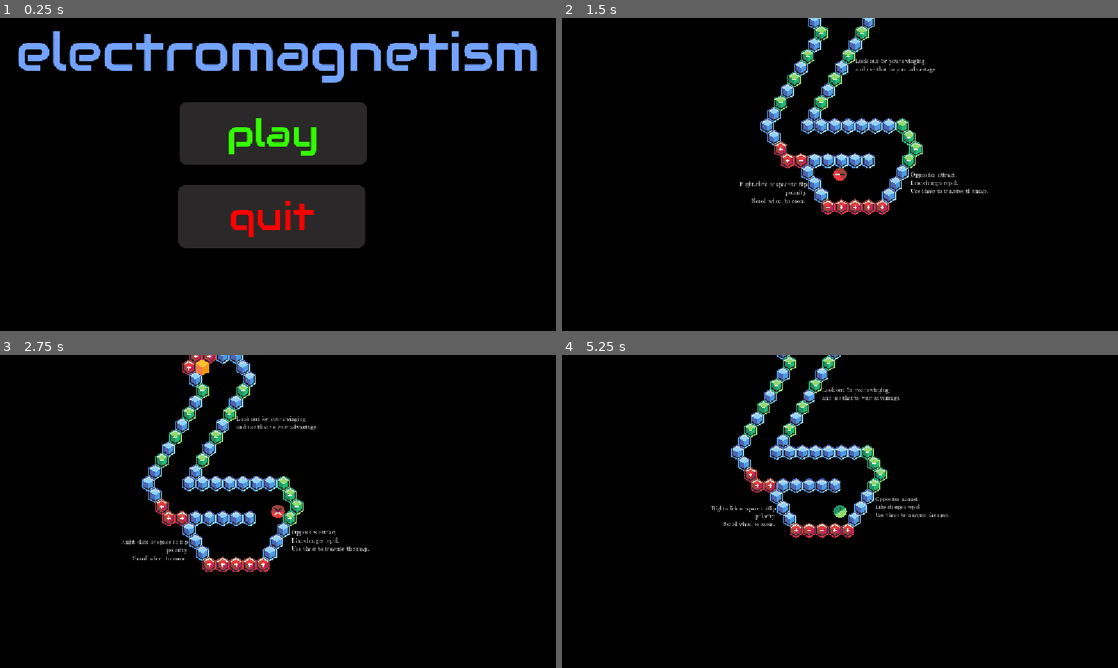
Above: before the commit, frames 1-4 (two rows, left to right).
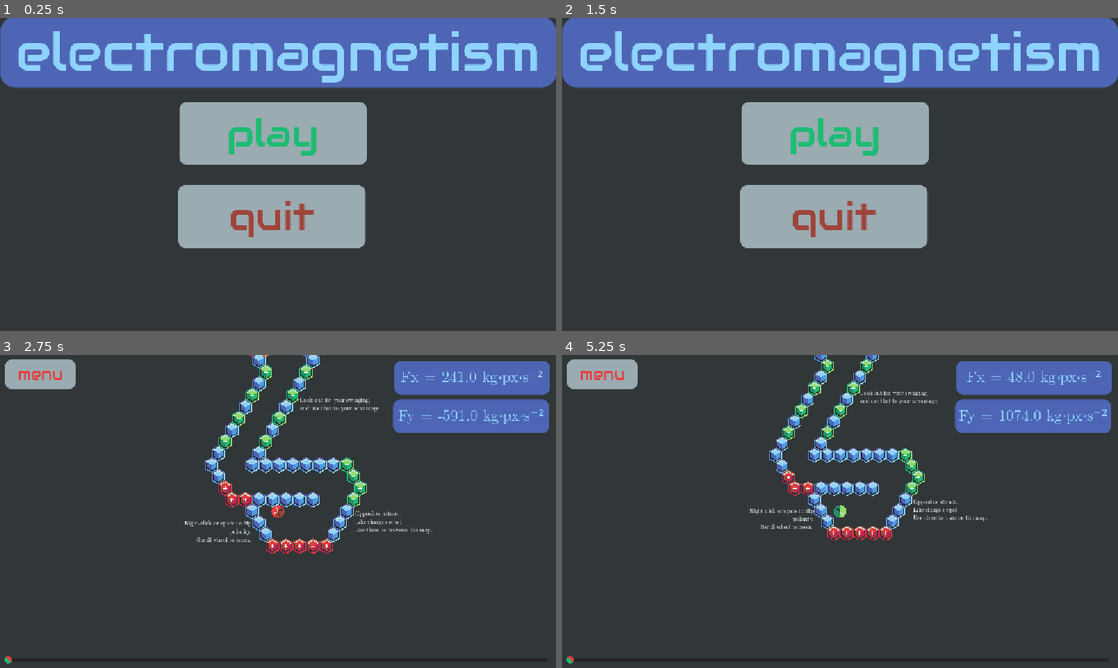
Above: after the commit, the same moments.

Repository: alstocras/electromagnetic-maze
Game: Godot game, scene res://src/scenes/main.tscn
Same seed, same stepped clock (60 frames per second), same inputs: the game is played once before the commit and once after it.
Inputs (mouse positions are in pixels of both pictures, inside the frame that each line leads up to):
- Up to frame 1 (0.25 s): no input
- Up to frame 2 (1.5 s): click "play" at 0.5 s; click (600, 36) at 1.25 s, where only the run after the commit has a clickable "menu"
- Up to frame 3 (2.75 s): click (272, 470) at 2 s, where only the run after the commit has a clickable "play"
- Up to frame 4 (5.25 s): move the mouse to (962, 495) at 2.77 s; right-click (962, 495) at 2.85 s; move the mouse to (728, 527) at 3.52 s; tap Mouse wheel up (zoomIn) at 3.6 s; tap Enter at 4.25 s; move the mouse to (895, 442) at 4.27 s; tap Mouse wheel down (zoomOut) at 4.35 s; tap Space at 5 s; move the mouse to (812, 574) at 5.02 s; right-click (812, 574) at 5.1 s

The runs differ from the first frame. In frame 1, 100% of the frame differs, in the area x 0-100%, y 0-100%; in frame 2, 100%; in frame 3, 99%; in frame 4, 99%.

Commit message:
feature: massively updated UI and cleaned up colour palettes (#7)

Diff:
--- a/project.godot
+++ b/project.godot
@@ -18,6 +18,10 @@
 run/main_scene="uid://bmha8rxw3pslo"
 config/features=PackedStringArray("4.6", "Forward Plus")
 config/icon="res://icon.svg"
+
+[autoload]
+
+Global="*uid://284aysvvmxol"
 
 [display]
 
@@ -58,4 +62,4 @@
 [rendering]
 
 textures/canvas_textures/default_texture_filter=0
-environment/defaults/default_clear_color=Color(0, 0, 0, 1)
+environment/defaults/default_clear_color=Color(0.19215687, 0.21176471, 0.21960784, 1)
--- /dev/null
+++ b/src/resources/green-button-hover.tres
@@ -0,0 +1,8 @@
+[gd_resource type="StyleBoxFlat" format=3 uid="uid://vtg5ft6wi7v"]
+
+[resource]
+bg_color = Color(0.5686275, 0.85882354, 0.4117647, 1)
+corner_radius_top_left = 15
+corner_radius_top_right = 15
+corner_radius_bottom_right = 15
+corner_radius_bottom_left = 15
--- /dev/null
+++ b/src/resources/red-button-hover.tres
@@ -0,0 +1,8 @@
+[gd_resource type="StyleBoxFlat" format=3 uid="uid://ccnbawvellmqf"]
+
+[resource]
+bg_color = Color(0.9098039, 0.23137255, 0.23137255, 1)
+corner_radius_top_left = 15
+corner_radius_top_right = 15
+corner_radius_bottom_right = 15
+corner_radius_bottom_left = 15
--- a/src/scenes/level0.tscn
+++ b/src/scenes/level0.tscn
@@ -1,12 +1,35 @@
 [gd_scene format=4 uid="uid://c2w8cga1xm3at"]
 
 [ext_resource type="PackedScene" uid="uid://cne8slcr7be5d" path="res://src/scenes/player.tscn" id="1_nmkr7"]
+[ext_resource type="Script" uid="uid://c3eo5d3i2byqs" path="res://src/scripts/level-0.gd" id="1_p76l6"]
 [ext_resource type="FontFile" uid="uid://cx6266nv0fn2g" path="res://assets/fonts/cmrm.ttf" id="3_f02tp"]
 [ext_resource type="TileSet" uid="uid://c8si0uxjeqxkl" path="res://src/scenes/level0.tres" id="3_tgtrw"]
 [ext_resource type="FontFile" uid="uid://cs81pnufyg2ef" path="res://assets/fonts/cmit.ttf" id="4_04g2k"]
 [ext_resource type="AudioStream" uid="uid://ccpv15wlely74" path="res://assets/audio/music/gameplay.ogg" id="5_f02tp"]
+[ext_resource type="Script" uid="uid://dnt3pw116onp3" path="res://src/scripts/level-canvas-layer.gd" id="7_at6ek"]
+[ext_resource type="FontFile" uid="uid://datd1nepkaruv" path="res://assets/fonts/Audiowide-Regular.ttf" id="7_otcpp"]
+[ext_resource type="StyleBox" uid="uid://ccnbawvellmqf" path="res://src/resources/red-button-hover.tres" id="8_otcpp"]
+[ext_resource type="Texture2D" uid="uid://dyix7eve1kogk" path="res://assets/sprites/ui/grabber.png" id="10_6b6re"]
+[ext_resource type="Texture2D" uid="uid://dmohfqrjeve56" path="res://assets/sprites/ui/grabber-hover.png" id="11_dd2pw"]
+[ext_resource type="Texture2D" uid="uid://fmcpsc542pc3" path="res://assets/sprites/ui/grabber-disable.png" id="12_44vhu"]
+[ext_resource type="Texture2D" uid="uid://ktx2khtqr0f7" path="res://assets/sprites/ui/tick.png" id="13_lkjcq"]
+
+[sub_resource type="StyleBoxFlat" id="StyleBoxFlat_otcpp"]
+bg_color = Color(0.60784316, 0.67058825, 0.69803923, 1)
+corner_radius_top_left = 15
+corner_radius_top_right = 15
+corner_radius_bottom_right = 15
+corner_radius_bottom_left = 15
+
+[sub_resource type="StyleBoxFlat" id="StyleBoxFlat_at6ek"]
+bg_color = Color(0.3019608, 0.39607844, 0.7058824, 1)
+corner_radius_top_left = 15
+corner_radius_top_right = 15
+corner_radius_bottom_right = 15
+corner_radius_bottom_left = 15
 
 [node name="Level0" type="Node2D" unique_id=334235768]
+script = ExtResource("1_p76l6")
 
 [node name="Player" parent="." unique_id=701928148 instance=ExtResource("1_nmkr7")]
 position = Vector2(294, 208)
@@ -53,3 +76,61 @@
 [node name="AudioStreamPlayer" type="AudioStreamPlayer" parent="." unique_id=1416970727]
 stream = ExtResource("5_f02tp")
 autoplay = true
+
+[node name="CanvasLayer" type="CanvasLayer" parent="." unique_id=1409787095]
+script = ExtResource("7_at6ek")
+
+[node name="Menu" type="Button" parent="CanvasLayer" unique_id=253871081]
+offset_left = 10.0
+offset_top = 9.0
+offset_right = 157.0
+offset_bottom = 71.0
+theme_override_colors/font_color = Color(0.9098039, 0.23137255, 0.23137255, 1)
+theme_override_fonts/font = ExtResource("7_otcpp")
+theme_override_font_sizes/font_size = 32
+theme_override_styles/normal = SubResource("StyleBoxFlat_otcpp")
+theme_override_styles/hover = ExtResource("8_otcpp")
+text = "menu"
+
+[node name="ForceX" type="RichTextLabel" parent="CanvasLayer" unique_id=1135621186]
+offset_left = 817.0
+offset_top = 12.0
+offset_right = 1140.0
+offset_bottom = 82.0
+theme_override_colors/default_color = Color(0.56078434, 0.827451, 1, 1)
+theme_override_fonts/normal_font = ExtResource("3_f02tp")
+theme_override_font_sizes/normal_font_size = 32
+theme_override_styles/normal = SubResource("StyleBoxFlat_at6ek")
+bbcode_enabled = true
+text = "Fx = 0 kg⋅px⋅s⁻²"
+horizontal_alignment = 1
+vertical_alignment = 1
+
+[node name="ForceY" type="RichTextLabel" parent="CanvasLayer" unique_id=1987814425]
+offset_left = 815.0
+offset_top = 92.0
+offset_right = 1138.0
+offset_bottom = 162.0
+theme_override_colors/default_color = Color(0.56078434, 0.827451, 1, 1)
+theme_override_fonts/normal_font = ExtResource("3_f02tp")
+theme_override_font_sizes/normal_font_size = 32
+theme_override_styles/normal = SubResource("StyleBoxFlat_at6ek")
+bbcode_enabled = true
+text = "Fy = 0 kg⋅px⋅s⁻²"
+horizontal_alignment = 1
+vertical_alignment = 1
+
+[node name="HSlider" type="HSlider" parent="CanvasLayer" unique_id=1662349910]
+anchors_preset = -1
+anchor_right = 0.003
+offset_left = 9.0
+offset_top = 623.0
+offset_right = 1130.544
+offset_bottom = 639.0
+theme_override_icons/grabber = ExtResource("10_6b6re")
+theme_override_icons/grabber_highlight = ExtResource("11_dd2pw")
+theme_override_icons/grabber_disabled = ExtResource("12_44vhu")
+theme_override_icons/tick = ExtResource("13_lkjcq")
+max_value = 8990000000.0
+
+[connection signal="pressed" from="CanvasLayer/Menu" to="." method="_on_menu_pressed"]
--- a/src/scenes/main.tscn
+++ b/src/scenes/main.tscn
@@ -3,30 +3,25 @@
 [ext_resource type="FontFile" uid="uid://datd1nepkaruv" path="res://assets/fonts/Audiowide-Regular.ttf" id="1_0xm2m"]
 [ext_resource type="Script" uid="uid://dedxihn82xluw" path="res://src/scripts/main.gd" id="1_rr2wm"]
 [ext_resource type="AudioStream" uid="uid://n3hpjrhnr1ga" path="res://assets/audio/music/menu.ogg" id="3_32aa5"]
+[ext_resource type="StyleBox" uid="uid://vtg5ft6wi7v" path="res://src/resources/green-button-hover.tres" id="3_o81g6"]
+[ext_resource type="StyleBox" uid="uid://ccnbawvellmqf" path="res://src/resources/red-button-hover.tres" id="4_dbro3"]
+
+[sub_resource type="StyleBoxFlat" id="StyleBoxFlat_o81g6"]
+bg_color = Color(0.3019608, 0.39607844, 0.7058824, 1)
+corner_radius_top_left = 30
+corner_radius_top_right = 30
+corner_radius_bottom_right = 30
+corner_radius_bottom_left = 30
 
 [sub_resource type="StyleBoxFlat" id="StyleBoxFlat_h2yge"]
-bg_color = Color(0.16568649, 0.15598747, 0.15554678, 1)
-corner_radius_top_left = 15
-corner_radius_top_right = 15
-corner_radius_bottom_right = 15
-corner_radius_bottom_left = 15
-
-[sub_resource type="StyleBoxFlat" id="StyleBoxFlat_lquwl"]
-bg_color = Color(0.75176984, 1, 0.71679014, 1)
+bg_color = Color(0.60784316, 0.67058825, 0.69803923, 1)
 corner_radius_top_left = 15
 corner_radius_top_right = 15
 corner_radius_bottom_right = 15
 corner_radius_bottom_left = 15
 
 [sub_resource type="StyleBoxFlat" id="StyleBoxFlat_1bvp3"]
-bg_color = Color(0.16568649, 0.15598747, 0.15554678, 1)
-corner_radius_top_left = 15
-corner_radius_top_right = 15
-corner_radius_bottom_right = 15
-corner_radius_bottom_left = 15
-
-[sub_resource type="StyleBoxFlat" id="StyleBoxFlat_0xm2m"]
-bg_color = Color(1, 0.49019015, 0.42285696, 1)
+bg_color = Color(0.60784316, 0.67058825, 0.69803923, 1)
 corner_radius_top_left = 15
 corner_radius_top_right = 15
 corner_radius_bottom_right = 15
@@ -40,7 +35,7 @@
 [node name="ColorRect" type="ColorRect" parent="CanvasLayer" unique_id=2001577332]
 offset_right = 1151.0
 offset_bottom = 647.0
-color = Color(0, 0, 0, 1)
+color = Color(0.19215687, 0.21176471, 0.21960784, 1)
 
 [node name="RichTextLabel" type="RichTextLabel" parent="CanvasLayer/ColorRect" unique_id=97273695]
 layout_mode = 0
@@ -48,9 +43,10 @@
 offset_top = -2.0
 offset_right = 1152.0
 offset_bottom = 144.0
-theme_override_colors/default_color = Color(0.45099372, 0.6386854, 1, 1)
+theme_override_colors/default_color = Color(0.56078434, 0.827451, 1, 1)
 theme_override_fonts/normal_font = ExtResource("1_0xm2m")
 theme_override_font_sizes/normal_font_size = 110
+theme_override_styles/normal = SubResource("StyleBoxFlat_o81g6")
 text = "electromagnetism"
 horizontal_alignment = 1
 vertical_alignment = 1
@@ -61,13 +57,13 @@
 offset_top = 174.0
 offset_right = 760.0
 offset_bottom = 304.0
-theme_override_colors/font_color = Color(0.19999993, 1, 0, 1)
-theme_override_colors/font_hover_color = Color(0.0700335, 0.46229666, 0, 1)
-theme_override_colors/font_hover_pressed_color = Color(0.07058824, 0.4627451, 0, 1)
+theme_override_colors/font_color = Color(0.11764706, 0.7372549, 0.4509804, 1)
+theme_override_colors/font_hover_color = Color(1, 1, 1, 1)
+theme_override_colors/font_hover_pressed_color = Color(1, 1, 1, 1)
 theme_override_fonts/font = ExtResource("1_0xm2m")
 theme_override_font_sizes/font_size = 80
 theme_override_styles/normal = SubResource("StyleBoxFlat_h2yge")
-theme_override_styles/hover = SubResource("StyleBoxFlat_lquwl")
+theme_override_styles/hover = ExtResource("3_o81g6")
 text = "play"
 
 [node name="Quit" type="Button" parent="CanvasLayer/ColorRect" unique_id=106463401]
@@ -76,13 +72,13 @@
 offset_top = 346.0
 offset_right = 757.0
 offset_bottom = 476.0
-theme_override_colors/font_color = Color(1, 0, 0, 1)
-theme_override_colors/font_hover_color = Color(0.6056738, 1.6605109e-06, 3.85046e-07, 1)
-theme_override_colors/font_hover_pressed_color = Color(0.6039216, 0, 0, 1)
+theme_override_colors/font_color = Color(0.61960787, 0.27058825, 0.22352941, 1)
+theme_override_colors/font_hover_color = Color(1, 1, 1, 1)
+theme_override_colors/font_hover_pressed_color = Color(1, 1, 1, 1)
 theme_override_fonts/font = ExtResource("1_0xm2m")
 theme_override_font_sizes/font_size = 80
 theme_override_styles/normal = SubResource("StyleBoxFlat_1bvp3")
-theme_override_styles/hover = SubResource("StyleBoxFlat_0xm2m")
+theme_override_styles/hover = ExtResource("4_dbro3")
 text = "quit"
 
 [node name="AudioStreamPlayer" type="AudioStreamPlayer" parent="." unique_id=1539376064]
--- /dev/null
+++ b/src/scripts/global.gd
@@ -0,0 +1,3 @@
+extends Node;
+
+var playerForce = 0;
--- /dev/null
+++ b/src/scripts/level-0.gd
@@ -0,0 +1,4 @@
+extends Node2D
+
+func _on_menu_pressed() -> void:
+	get_tree().change_scene_to_file("res://src/scenes/main.tscn");
--- /dev/null
+++ b/src/scripts/level-canvas-layer.gd
@@ -0,0 +1,8 @@
+extends CanvasLayer
+
+@onready var forceX: RichTextLabel = $ForceX
+@onready var forceY: RichTextLabel = $ForceY
+
+func _process(delta: float) -> void:
+	forceX.text = "Fx = " + str(round(Global.playerForce.x)) + " kg⋅px⋅s⁻²";
+	forceY.text = "Fy = " + str(round(Global.playerForce.y)) + " kg⋅px⋅s⁻²";
--- a/src/scripts/player.gd
+++ b/src/scripts/player.gd
@@ -38,5 +38,6 @@
 			var wallCharge = tileData.get_custom_data("charge");
 			var displacement = walls.map_to_local(cell) - position
 			force -= displacement.normalized() * (k * wallCharge * charge / displacement.length_squared());
+			Global.playerForce = force;
 
 	apply_central_force(force);
Binary file added: assets/sprites/objects/player/grabber.aseprite
Binary file added: assets/sprites/objects/player/title-screen.aseprite
Binary file added: assets/sprites/objects/player/~/Documents/grabber.png
Not shown, added: assets/sprites/objects/player/~/Documents/grabber.png.import
Binary file added: assets/sprites/ui/grabber-disable.png
Not shown, added: assets/sprites/ui/grabber-disable.png.import
Binary file added: assets/sprites/ui/grabber-hover.png
Not shown, added: assets/sprites/ui/grabber-hover.png.import
Binary file added: assets/sprites/ui/grabber.png
Not shown, added: assets/sprites/ui/grabber.png.import
Binary file added: assets/sprites/ui/tick.png
Not shown, added: assets/sprites/ui/tick.png.import
(and 3 more such lines)
